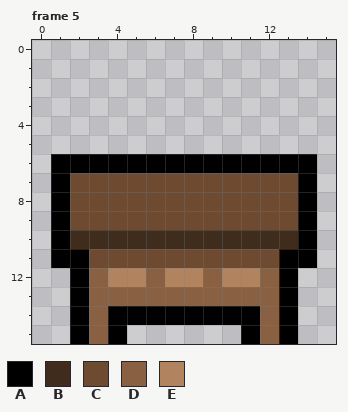
Two versions of one pixel-art file, Pixelart/simple furniture.aseprite. The picture above is the old version.
16x16 pixels, 5 frames. Shown: frame 5. The commit also changed other frames, which this record leaves out.
Palette (. is transparent): A #000000  B #402c1d  C #6d4a30  D #896041  E #b2835f
Pixels before, frame 5, first column x 1:
 6 AAAAAAAAAAAAAA
 7 ACCCCCCCCCCCCA
 8 ACCCCCCCCCCCCA
 9 ACCCCCCCCCCCCA
10 ABBBBBBBBBBBBA
11 AACCCCCCCCCCAA
12 .ADEEDEEDEEDA.
13 .ADDDDDDDDDDA.
14 .ADAAAAAAAADA.
15 .ADA......ADA.
After the commit:
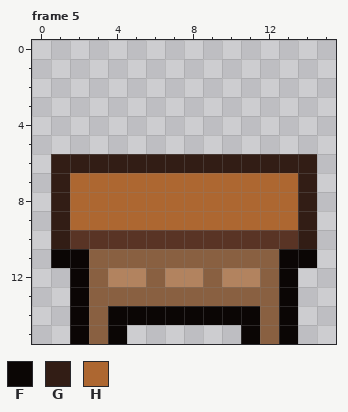
Colours new in this view: F #0b0605  G #321d15  H #ad6731
Edits made:
colour B: #402c1d -> #593425
Frame 5:
y 6: x 1..14 AAAAAAAAAAAAAA -> GGGGGGGGGGGGGG
y 7..9: x 1..14 ACCCCCCCCCCCCA -> GHHHHHHHHHHHHG
y 10: x 1 A -> G; x 14 A -> G
y 11: x 1..14 AACCCCCCCCCCAA -> FFDDDDDDDDDDFF
y 12..13: x 2 A -> F; x 13 A -> F
y 14: x 2 A -> F; x 4..11 AAAAAAAA -> FFFFFFFF; x 13 A -> F
y 15: x 2 A -> F; x 4 A -> F; x 11 A -> F; x 13 A -> F
Pixel boxes of the changes (left, top, right, bottom) in both pictures:
changed: (51, 154, 317, 344)
